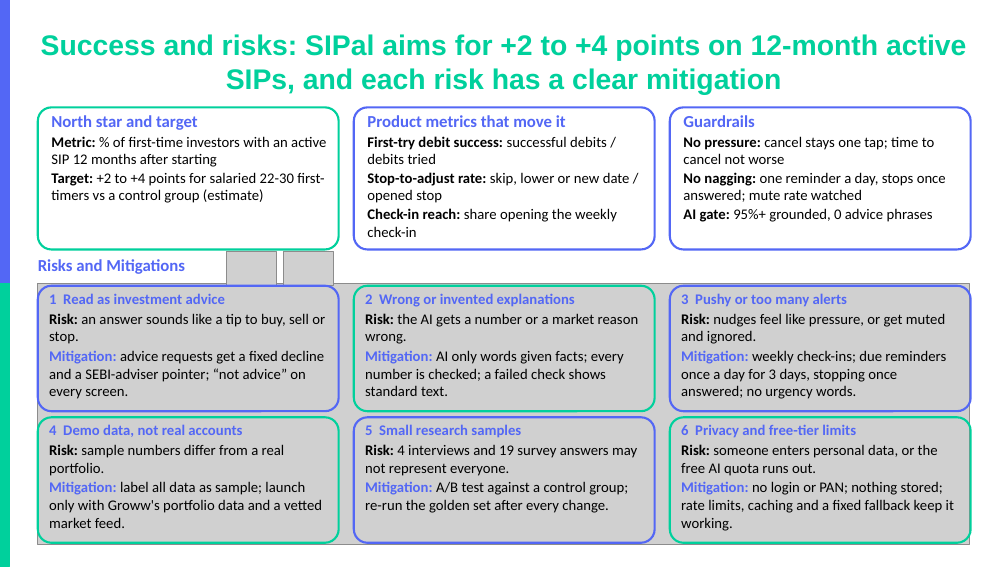
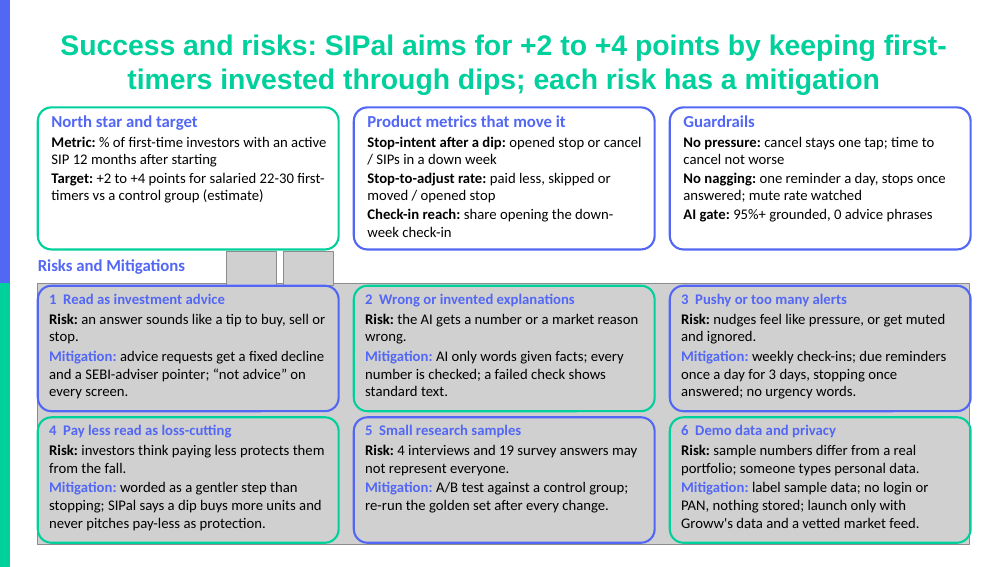
Before and after one commit to akarshita711/NEXTLEAP_GRAD_PROJECT_groww_SIP_research, a slide deck: slide 10 of deck/NL_Groww.pptx. Drawn at 1008x567 pixels with LibreOffice and Linux fonts; fonts in the diff are those of the drawing; grey boxes stand for pictures; background and template pictures are left out. Boxes give left, top, right and bottom in pixels: in the first picture for what was removed or moved away, otherwise in the second. Text is boxed around its words. In the diff, an @@ line names an element or a change of style, - is before the commit and + after.

```diff
--- a/deck/NL_Groww.pptx
+++ b/deck/NL_Groww.pptx
@@ title at box(60, 34, 947, 95): text changed @@
-Success and risks: SIPal aims for +2 to +4 points on 12-month active SIPs, and each risk has a clear mitigation
+Success and risks: SIPal aims for +2 to +4 points by keeping first-timers invested through dips; each risk has a mitigation
@@ text at box(367, 136, 642, 237): text changed @@
-First-try debit success: successful debits / debits tried
-Stop-to-adjust rate: skip, lower or new date / opened stop
-Check-in reach: share opening the weekly check-in
+Stop-intent after a dip: opened stop or cancel / SIPs in a down week
+Stop-to-adjust rate: paid less, skipped or moved / opened stop
+Check-in reach: share opening the down-week check-in
@@ text at box(49, 424, 325, 531): text changed @@
-4 Demo data, not real accounts
-Risk: sample numbers differ from a real portfolio.
-Mitigation: label all data as sample; launch only with Groww's portfolio data and a vetted market feed.
+4 Pay less read as loss-cutting
+Risk: investors think paying less protects them from the fall.
+Mitigation: worded as a gentler step than stopping; SIPal says a dip buys more units and never pitches pay-less as protection.
@@ text at box(681, 424, 929, 528): text changed @@
-6 Privacy and free-tier limits
-Risk: someone enters personal data, or the free AI quota runs out.
-Mitigation: no login or PAN; nothing stored; rate limits, caching and a fixed fallback keep it working.
+6 Demo data and privacy
+Risk: sample numbers differ from a real portfolio; someone types personal data.
+Mitigation: label sample data; no login or PAN, nothing stored; launch only with Groww's data and a vetted market feed.
```
Also in this commit, not shown: 7 other slides changed, 8 other files.
